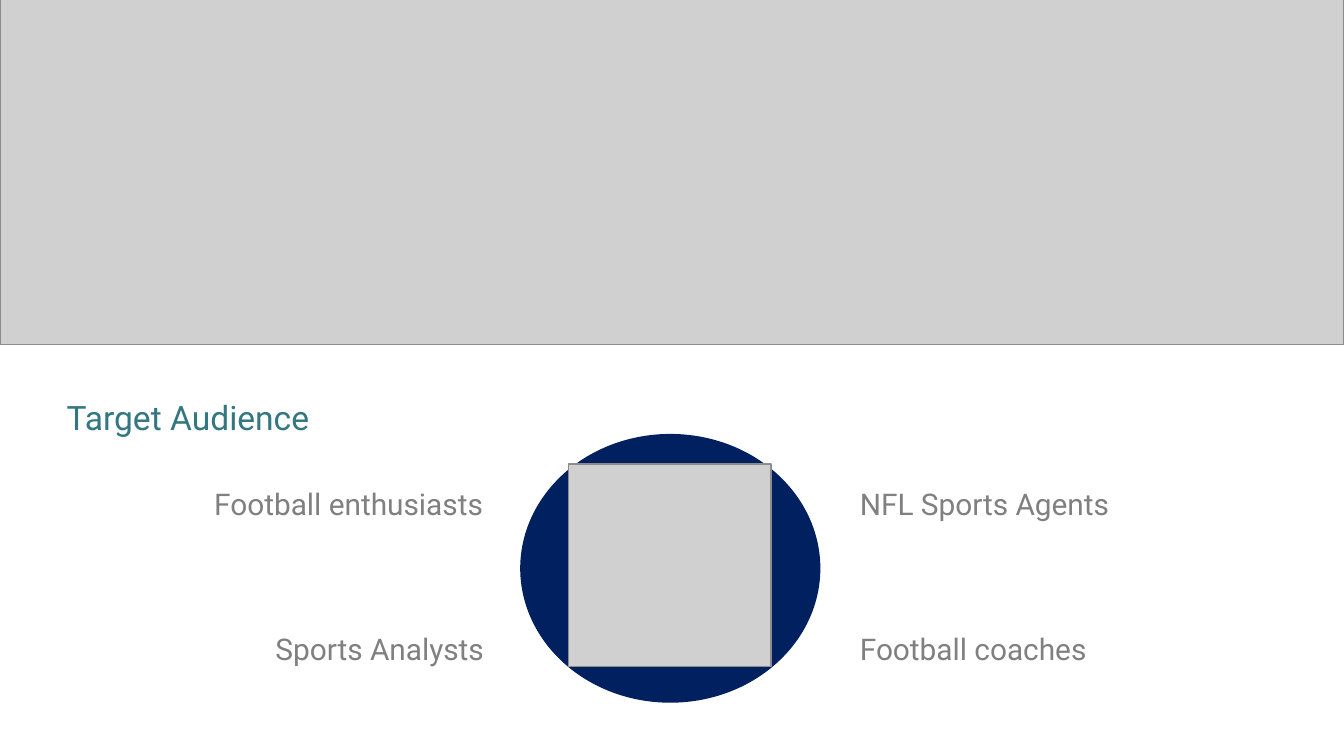
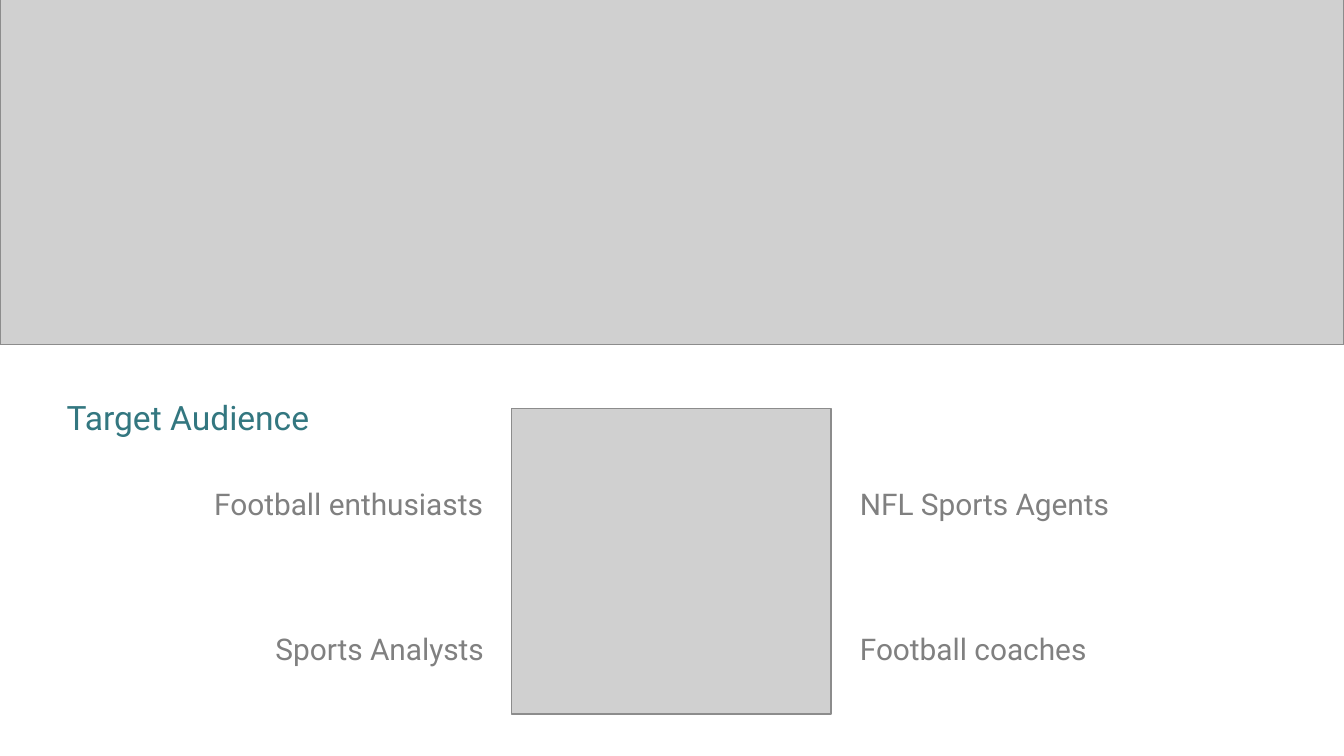
Before and after one commit to gusmendesbh/project3-group1, a slide deck: slide 2 of presentation/Group3_NFL_slides.pptx. Drawn at 1344x756 pixels with LibreOffice and Linux fonts; fonts in the diff are those of the drawing; grey boxes stand for pictures. Boxes give left, top, right and bottom in pixels: in the first picture for what was removed or moved away, otherwise in the second. Text is boxed around its words. In the diff, an @@ line names an element or a change of style, - is before the commit and + after.

```diff
--- a/presentation/Group3_NFL_slides.pptx
+++ b/presentation/Group3_NFL_slides.pptx
@@ picture added at [511, 409, 831, 714] @@
@@ ellipse removed at [520, 434, 820, 703] @@
@@ picture removed at [569, 464, 771, 667] @@
```
Also in this commit, not shown: 2 other slides changed, 1 other file.
